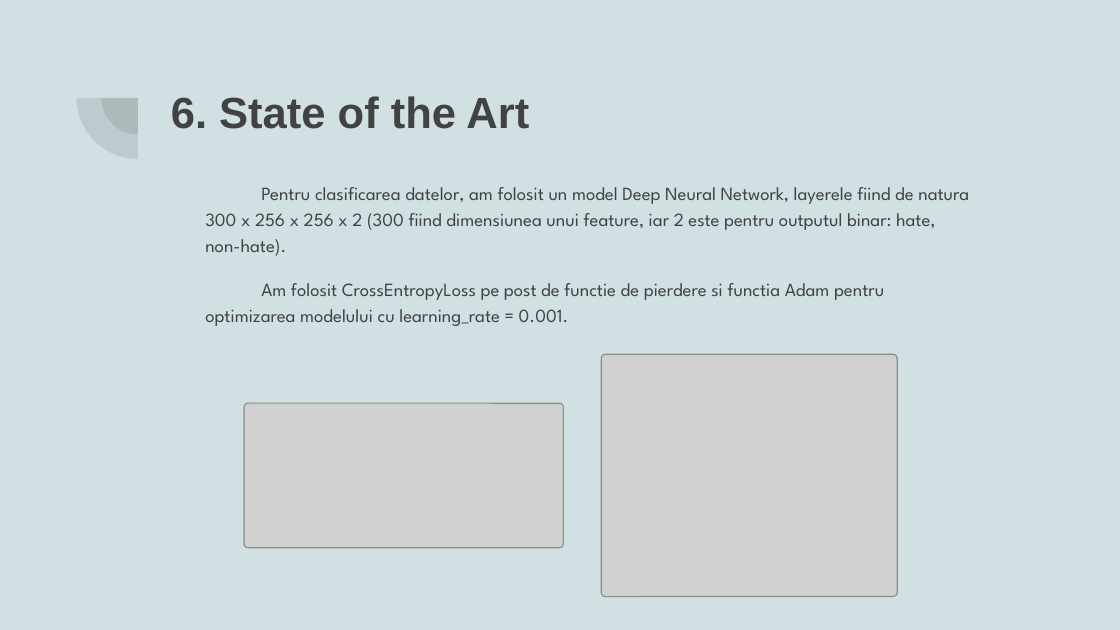
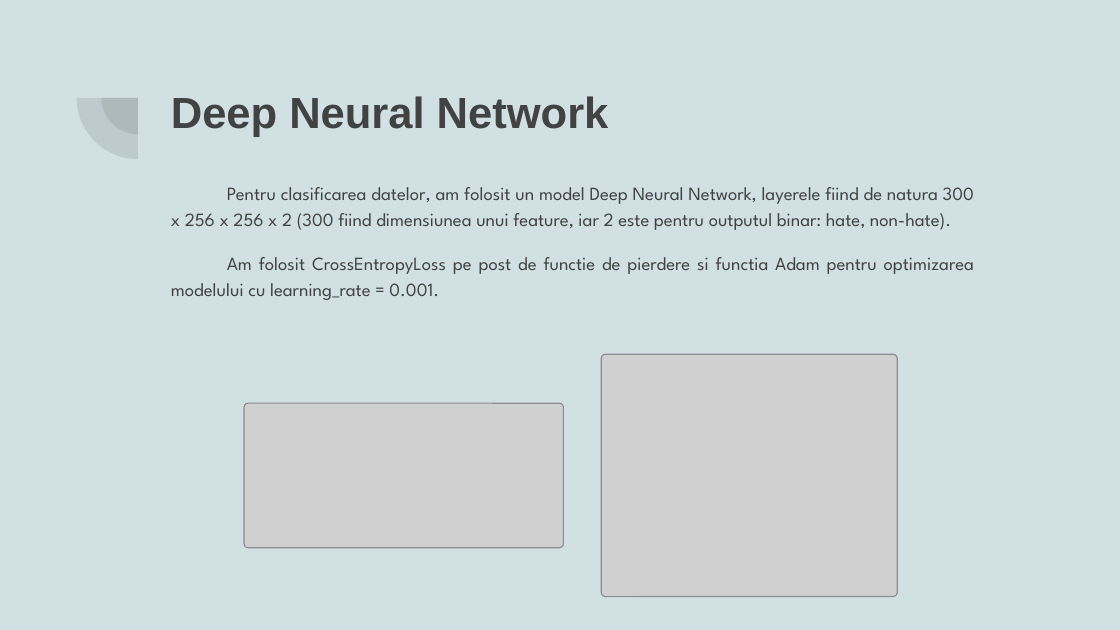
Before and after one commit to Cuciureanu-Dragos-Adrian/Foundations-of-NLP, a slide deck: slide 7 of Hate speech Analysis.pptx (slide 8 before the commit). Drawn at 1120x630 pixels with LibreOffice and Linux fonts; fonts in the diff are those of the drawing; grey boxes stand for pictures. Boxes give left, top, right and bottom in pixels: in the first picture for what was removed or moved away, otherwise in the second. Text is boxed around its words. In the diff, an @@ line names an element or a change of style, - is before the commit and + after.

```diff
--- a/Hate speech Analysis.pptx
+++ b/Hate speech Analysis.pptx
@@ title at [171,96,609,137]: text changed @@
-6. State of the Art
+Deep Neural Network
@@ text "Pentru clasificarea datelor, am folosit ...": place and size @@
-text "Pentru clasificarea datelor, am folosit ..." at [205,187,969,326]
+text "Pentru clasificarea datelor, am folosit ..." at [171,187,974,300]
@@ text "Pentru clasificarea datelor, am folosit ..." at [171,187,974,300]: alignment left to justified @@
```
Also in this commit, not shown: 6 other slides changed, 1 slide added, 2 other files.
